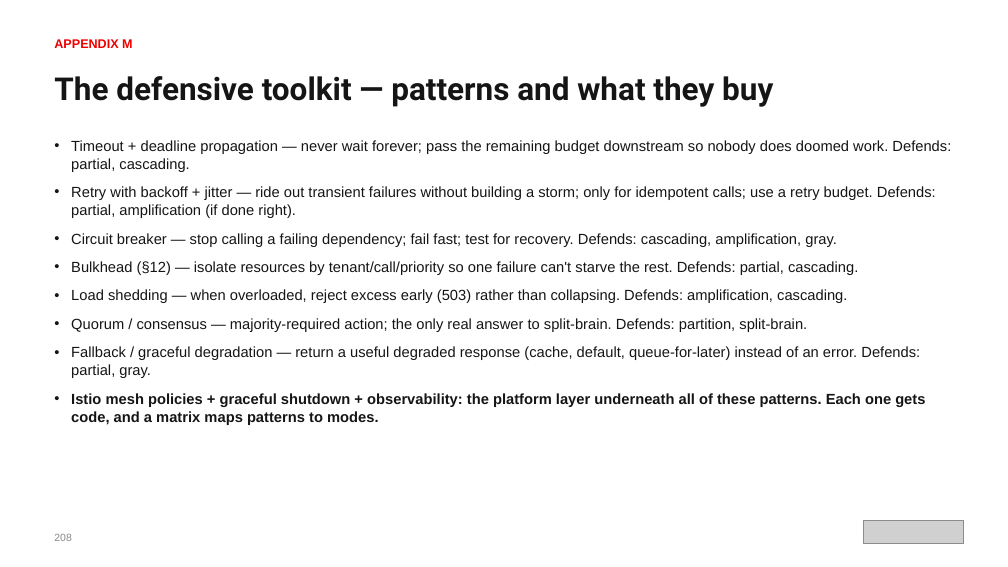
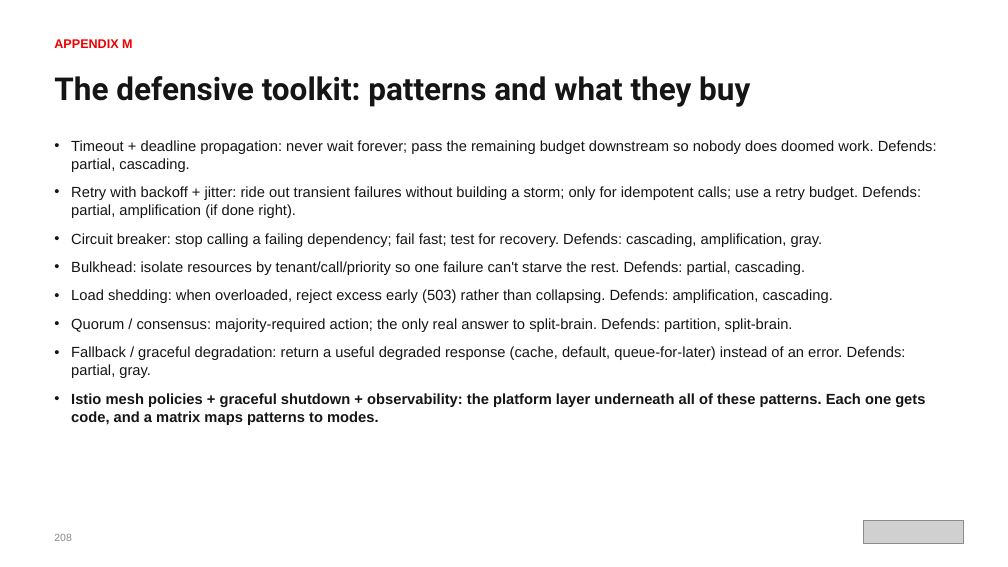
Before and after one commit to patterncatalyst/cloud-native-design-patterns, a slide deck: slide 235 of lgtm-presentation/Designing-Cloud-Native-APIs-Python.pptx. Drawn at 1008x567 pixels with LibreOffice and Linux fonts; fonts in the diff are those of the drawing; grey boxes stand for pictures. Boxes give left, top, right and bottom in pixels: in the first picture for what was removed or moved away, otherwise in the second. Text is boxed around its words. In the diff, an @@ line names an element or a change of style, - is before the commit and + after.

```diff
--- a/lgtm-presentation/Designing-Cloud-Native-APIs-Python.pptx
+++ b/lgtm-presentation/Designing-Cloud-Native-APIs-Python.pptx
@@ text at box(54, 76, 750, 107): text changed @@
-The defensive toolkit — patterns and what they buy
+The defensive toolkit: patterns and what they buy
@@ text at box(71, 140, 937, 378): text changed @@
-• Timeout + deadline propagation — never wait forever; pass the remaining budget downstream so nobody does doomed work. Defends: partial, cascading.
-• Retry with backoff + jitter — ride out transient failures without building a storm; only for idempotent calls; use a retry budget. Defends: partial, amplification (if done right).
-• Circuit breaker — stop calling a failing dependency; fail fast; test for recovery. Defends: cascading, amplification, gray.
-• Bulkhead (§12) — isolate resources by tenant/call/priority so one failure can't starve the rest. Defends: partial, cascading.
-• Load shedding — when overloaded, reject excess early (503) rather than collapsing. Defends: amplification, cascading.
-• Quorum / consensus — majority-required action; the only real answer to split-brain. Defends: partition, split-brain.
-• Fallback / graceful degradation — return a useful degraded response (cache, default, queue-for-later) instead of an error. Defends: partial, gray.
+• Timeout + deadline propagation: never wait forever; pass the remaining budget downstream so nobody does doomed work. Defends: partial, cascading.
+• Retry with backoff + jitter: ride out transient failures without building a storm; only for idempotent calls; use a retry budget. Defends: partial, amplification (if done right).
+• Circuit breaker: stop calling a failing dependency; fail fast; test for recovery. Defends: cascading, amplification, gray.
+• Bulkhead: isolate resources by tenant/call/priority so one failure can't starve the rest. Defends: partial, cascading.
+• Load shedding: when overloaded, reject excess early (503) rather than collapsing. Defends: amplification, cascading.
+• Quorum / consensus: majority-required action; the only real answer to split-brain. Defends: partition, split-brain.
+• Fallback / graceful degradation: return a useful degraded response (cache, default, queue-for-later) instead of an error. Defends: partial, gray.
```
Also in this commit, not shown: 144 other slides changed, 2 other files.
